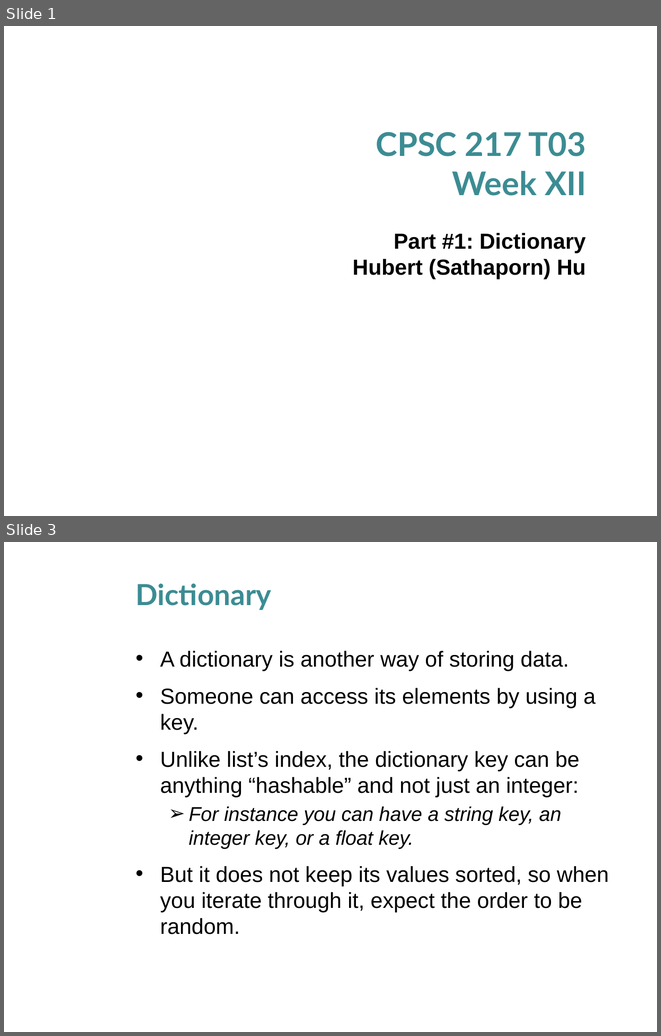
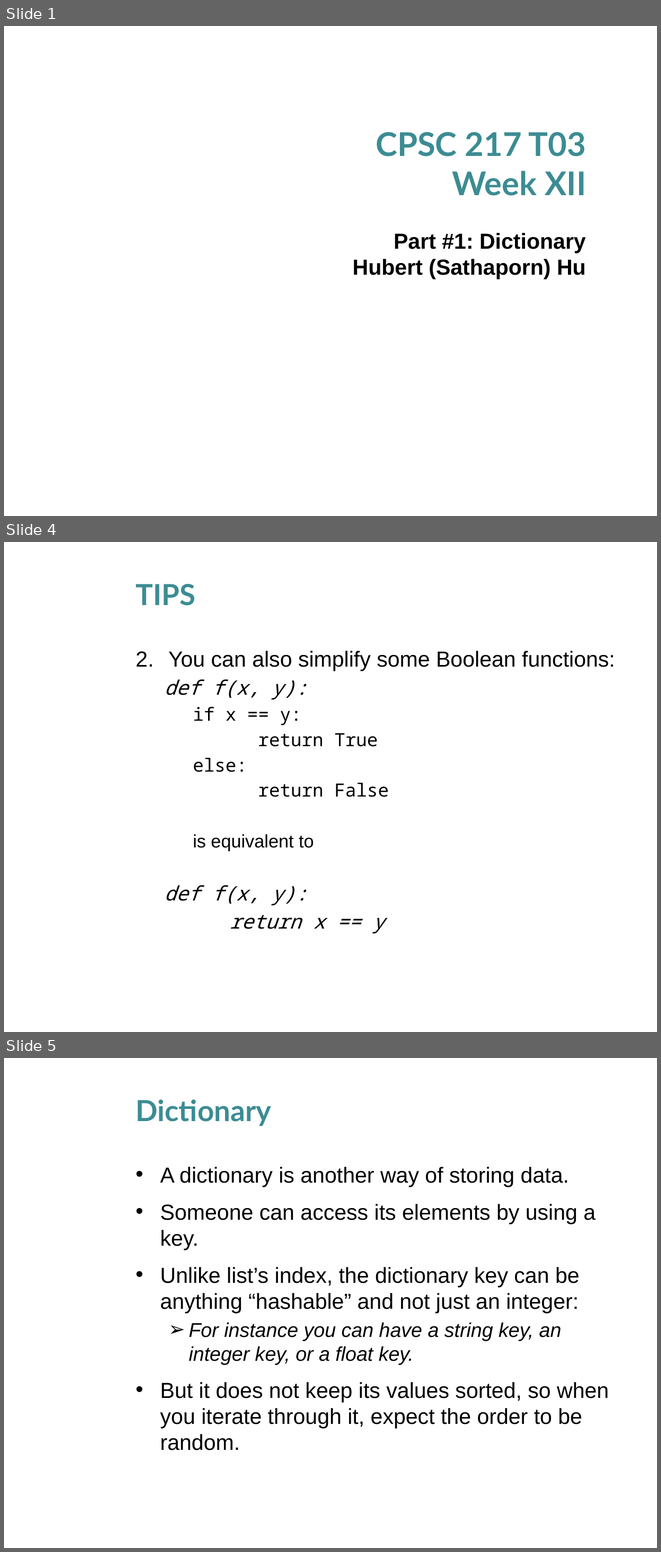
Before and after one commit to husathap/husathap.github.io, a slide deck: teaching/f15_cpsc217/Week_10_1.pptx. Shown one above the other, each under a label of ours: slides 1 and 3 before the commit, slides 1, 4 and 5 after it; the slides between them are not shown. The pictures are 661x1036 and 661x1552 pixels, drawn with LibreOffice and Linux fonts; fonts in the diff are those of the drawing; background and template pictures are left out. Boxes give left, top, right and bottom in pixels: in the first picture for what was removed or moved away, otherwise in the second. Text is boxed around its words. In the diff, an @@ line names an element or a change of style, - is before the commit and + after.

```diff
--- a/teaching/f15_cpsc217/Week_10_1.pptx
+++ b/teaching/f15_cpsc217/Week_10_1.pptx
@@ slide 4 added at bbox=[4, 542, 657, 1032], background picture (left out) @@
@@ title added at bbox=[135, 584, 195, 606], 32 pt, text #3C8C93, bold @@
+TIPS
@@ text added at bbox=[164, 651, 615, 934], 20 pt, text #000000 @@
+2. You can also simplify some Boolean functions:
+  def f(x, y):
+    if x == y:
+    return True
+    else:
+    return False
+    is equivalent to
+  def f(x, y):
+  return x == y
@@ what was slide 3 is now slide 5 @@
```
Also in this commit, not shown: 1 slide changed, 1 other slide added.
